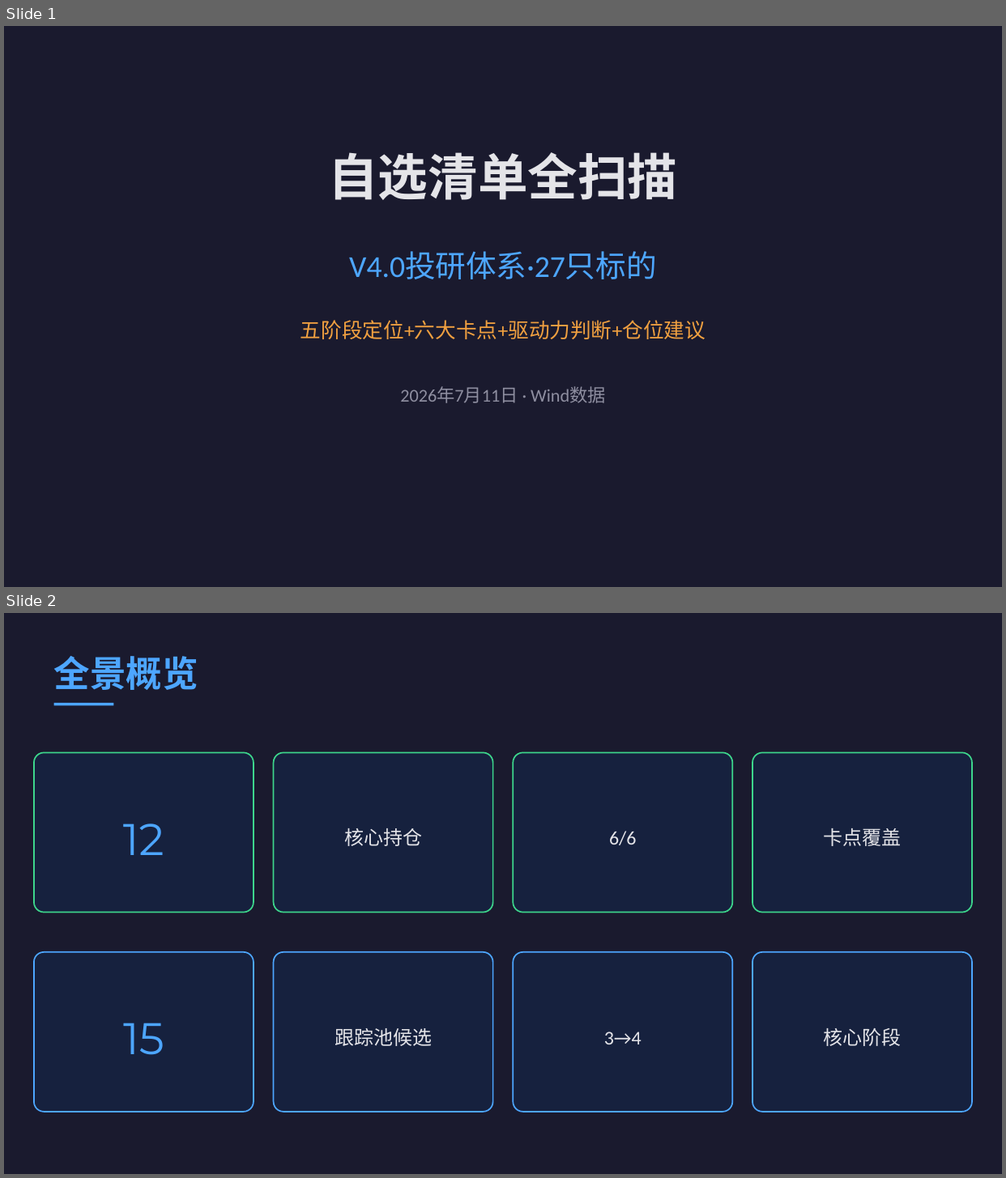
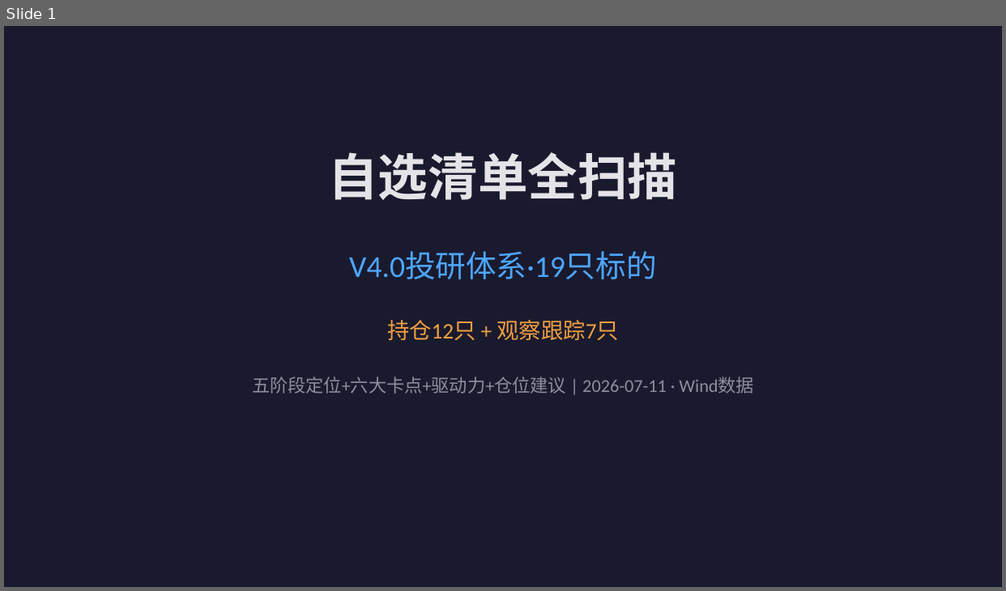
Before and after one commit to LaoPan2026/laopan-reports, a slide deck: reports/2026-07-11/full-portfolio-scan_2026-07-11.pptx. Shown one above the other, each under a label of ours: slides 1 and 2 before the commit, slide 1 after it. The pictures are 1006x1178 and 1006x591 pixels, drawn with LibreOffice and Linux fonts; fonts in the diff are those of the drawing. Boxes give left, top, right and bottom in pixels: in the first picture for what was removed or moved away, otherwise in the second. Text is boxed around its words. In the diff, an @@ line names an element or a change of style, - is before the commit and + after.

Commit message:
fix: 自选清单全扫描·19只标的（持仓12+观察7）

```diff
--- a/reports/2026-07-11/full-portfolio-scan_2026-07-11.pptx
+++ b/reports/2026-07-11/full-portfolio-scan_2026-07-11.pptx
@@ slide 2 removed at bbox=[4, 613, 1002, 1174], background #1A1A2E @@
@@ text removed at bbox=[54, 656, 198, 690] @@
-全景概览
@@ rectangle removed at bbox=[54, 703, 114, 706] @@
@@ rounded rectangle removed at bbox=[34, 752, 253, 913] @@
@@ rounded rectangle removed at bbox=[274, 752, 493, 913] @@
@@ rounded rectangle removed at bbox=[513, 752, 732, 913] @@
@@ rounded rectangle removed at bbox=[752, 752, 972, 913] @@
@@ text removed at bbox=[123, 824, 164, 855] @@
-12
@@ text removed at bbox=[344, 828, 422, 846] @@
-核心持仓
@@ text removed at bbox=[609, 831, 637, 845] @@
-6/6
@@ text removed at bbox=[823, 828, 901, 846] @@
-卡点覆盖
@@ rounded rectangle removed at bbox=[34, 952, 253, 1112] @@
@@ rounded rectangle removed at bbox=[274, 952, 493, 1112] @@
@@ rounded rectangle removed at bbox=[513, 952, 732, 1112] @@
@@ rounded rectangle removed at bbox=[752, 952, 972, 1112] @@
@@ text removed at bbox=[123, 1023, 164, 1055] @@
-15
@@ text removed at bbox=[334, 1029, 432, 1046] @@
-跟踪池候选
@@ text removed at bbox=[604, 1032, 641, 1045] @@
-3→4
@@ text removed at bbox=[823, 1029, 901, 1046] @@
-核心阶段
@@ slide 1 changed as well @@
@@ text at bbox=[349, 252, 657, 280]: text changed @@
-V4.0投研体系·27只标的
+V4.0投研体系·19只标的
@@ text at bbox=[387, 320, 619, 340]: text changed; size 15 to 16 pt @@
-五阶段定位+六大卡点+驱动力判断+仓位建议
+持仓12只 + 观察跟踪7只
@@ text at bbox=[252, 377, 753, 394]: text changed @@
-2026年7月11日 · Wind数据
+五阶段定位+六大卡点+驱动力+仓位建议 | 2026-07-11 · Wind数据
```
Also in this commit, not shown: 6 other slides changed, 1 slide added, 1 other file.
